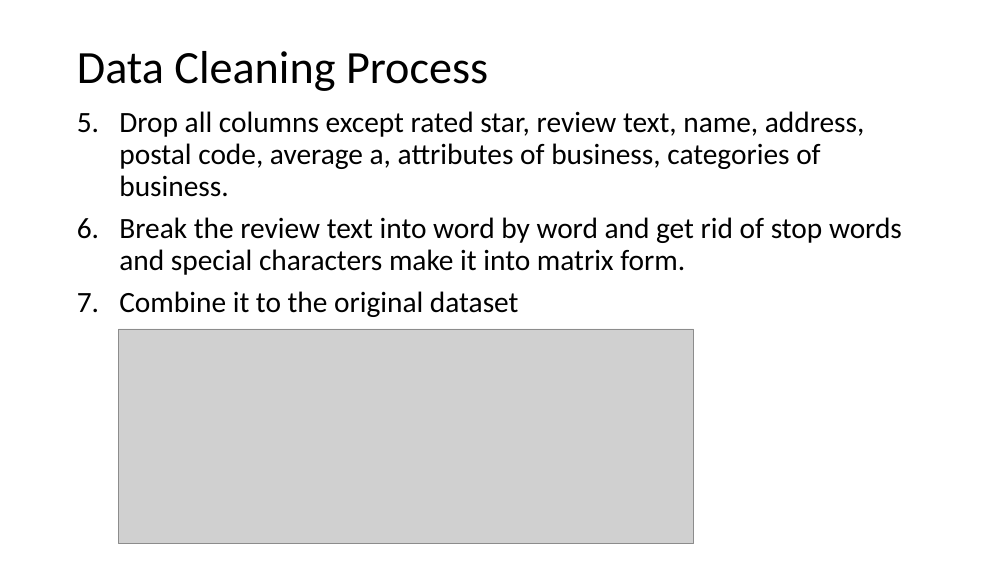
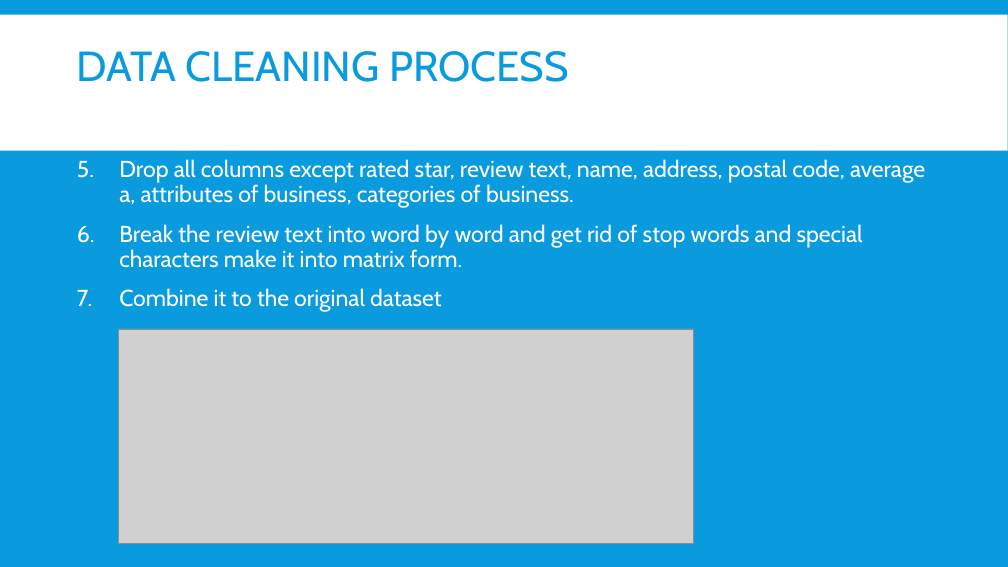
Before and after one commit to cocofreefarm/Module3, a slide deck: slide 3 of Hotels in Madison Area.pptx. Drawn at 1008x567 pixels with LibreOffice and Linux fonts; fonts in the diff are those of the drawing; grey boxes stand for pictures. Boxes give left, top, right and bottom in pixels: in the first picture for what was removed or moved away, otherwise in the second. Text is boxed around its words. In the diff, an @@ line names an element or a change of style, - is before the commit and + after.

```diff
--- a/Hotels in Madison Area.pptx
+++ b/Hotels in Madison Area.pptx
@@ background #FFFFFF to #099BDD @@
@@ rectangle added at (x1=0, y1=14, x2=1008, y2=150), fill #FFFFFF @@
@@ title at (x1=77, y1=51, x2=569, y2=82): text changed; size 44 to 40 pt; font Calibri to Cabin; text colour #000000 to #099BDD @@
-Data Cleaning Process
+DATA CLEANING PROCESS
@@ text "Drop all columns except rated ..." moved from (x1=119, y1=111, x2=902, y2=317) to (x1=119, y1=159, x2=925, y2=312) @@
@@ text "Drop all columns except rated ..." at (x1=119, y1=159, x2=925, y2=312): size 28 to 22 pt, font Calibri to Cabin, text colour #000000 to #FFFFFF; more space between paragraphs @@
```
Also in this commit, not shown: 7 other slides changed, 19 slides added, 1 other file.
